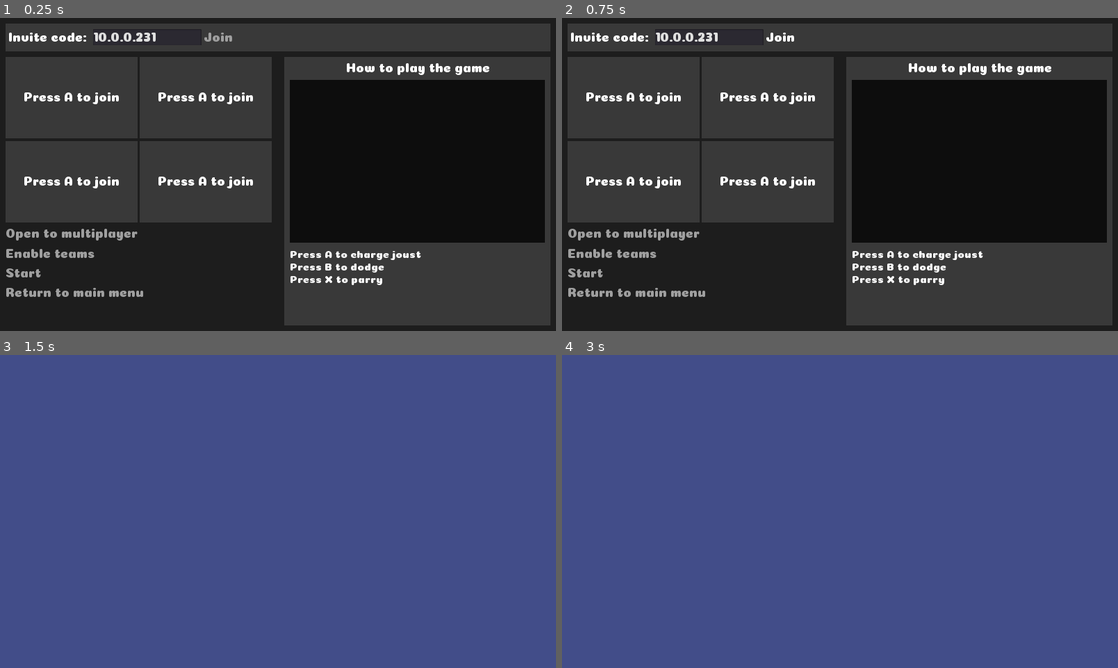
Above: before the commit, frames 1-4 (two rows, left to right).
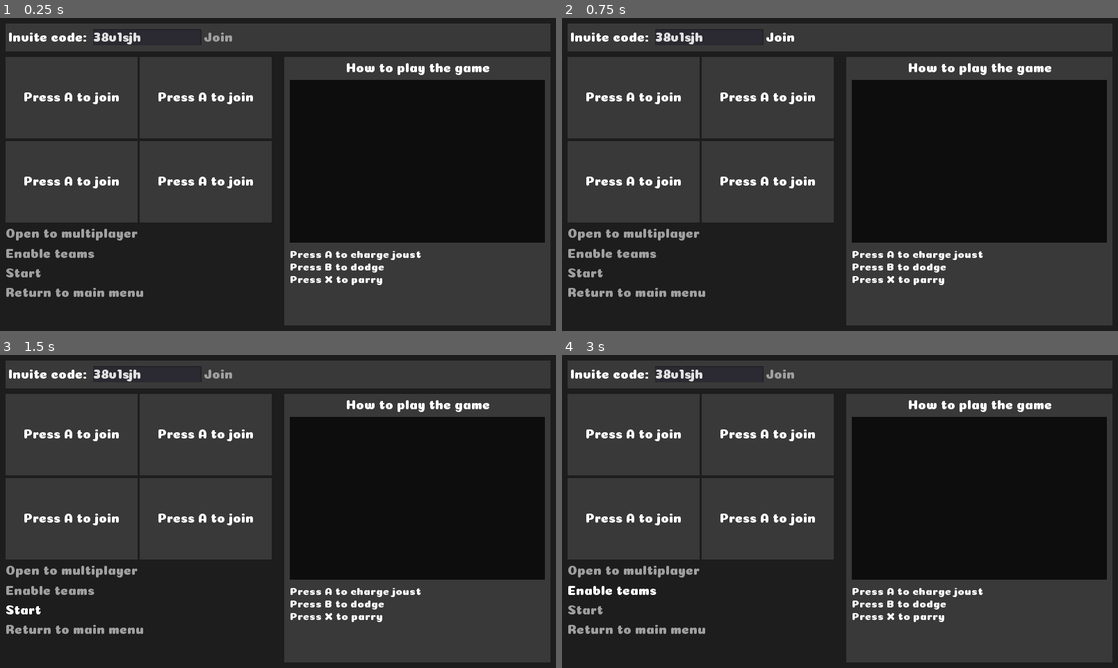
Above: after the commit, the same moments.

Repository: Lunatic-Games/turtle-jousting
Game: Godot game, scene res://ui/lobby/lobby.tscn
Same seed, same stepped clock (60 frames per second), same inputs: the game is played once before the commit and once after it.
Inputs (mouse positions are in pixels of both pictures, inside the frame that each line leads up to):
- Up to frame 1 (0.25 s): no input
- Up to frame 2 (0.75 s): click "Join" at 0.5 s
- Up to frame 3 (1.5 s): click "Start" at 1.25 s
- Up to frame 4 (3 s): click (584, 611) at 2 s, where only the run after the commit has a clickable "Start"; click (612, 592) at 2.75 s, where only the run after the commit has a clickable "Enable teams"

The runs differ from the first frame. In frame 1, 0.2% of the frame differs, in the area x 16-28%, y 4-9%; in frame 2, 0.2%; in frame 3, 100%, in the area x 0-100%, y 0-100%; in frame 4, 100%.

Commit message:
Trying to get this to work

Diff:
--- a/ui/lobby/lobby.gd
+++ b/ui/lobby/lobby.gd
@@ -1,7 +1,7 @@
 extends Control
 
-const DEFAULT_PORT = 32200
-const UDP_BROADCAST_PORT = 32300
+const DEFAULT_PORT = 32000
+const UDP_BROADCAST_PORT = 32100
 const BROADCAST_CODE = "TurtleJousting"
 const BASE_36_DIGITS = ['0', '1', '2', '3', '4', '5', '6', '7', '8', '9',
 	'a', 'b', 'c', 'd', 'e', 'f', 'g', 'h', 'i', 'j', 'k', 'l', 'm', 'n',
@@ -20,9 +20,11 @@
 var local_players = {}
 
 var valid_code_regex = RegEx.new()
-var local_thread = Thread.new()
+var search_thread = Thread.new()
+var search_for_local_network = true
+var local_found_code
 var broadcast_socket
-var socket
+var listen_socket
 
 
 # Setup
@@ -33,20 +35,10 @@
 	_err = get_tree().connect("connection_failed", self, "_connected_fail")
 	_err = get_tree().connect("server_disconnected", self, "_server_disconnected")
 	valid_code_regex.compile("^([a-zA-Z0-9]+)$")
-	print(IP.resolve_hostname("localhost", IP.TYPE_IPV4))
-
-func _process(_delta):
-	if $LocalListenTimer.time_left:
-		if socket.listen(UDP_BROADCAST_PORT) != OK:
-			print("Failed to listen on port ", UDP_BROADCAST_PORT)
-			return
-		if socket.get_available_packet_count() > 0:
-			var data = JSON.parse(socket.get_packet().get_string_from_ascii())
-			if data.error == OK and data.result.get("code", "") == BROADCAST_CODE:
-				print("Found a locally hosted game")
-				socket.close()
-				$LocalListenTimer.stop()
-				return
+	listen_socket = PacketPeerUDP.new()
+	if listen_socket.listen(UDP_BROADCAST_PORT) != OK:
+		print("Failed to listen for broadcast")
+	search_thread.start(self, "_search_local_network")
 
 # Register new devices
 func _input(event):
@@ -114,16 +106,10 @@
 
 # Attempt to join using ip
 func _connect_to_server():
-	if local_thread.is_active():
-		print("Thread is active")
-		return
-	else:
-		print("Thread is not active")
 	var ip = $CodeSection/HBoxContainer/CodeEditContainer/TextEdit.text
 	if !valid_code_regex.search(ip):
 		print("Invalid code")
 		return
-	local_thread.start(self, "_check_local_network", ip)
 	ip = _decode_code(ip)
 	var peer = NetworkedMultiplayerENet.new()
 	var result = peer.create_client(ip, DEFAULT_PORT)
@@ -135,17 +121,15 @@
 	get_tree().network_peer = peer
 
 
-func _check_local_network(ip):
-	var upnp = UPNP.new()
-	upnp.discover(2000, 2, "InternetGatewayDevice")
-	upnp.add_port_mapping(DEFAULT_PORT)
-	if ip == _generate_code(upnp.query_external_address()):
-		socket = PacketPeerUDP.new()
-		$LocalListenTimer.start()
-	else:
-		print("Hmm this a different ip")
-	local_thread.call_deferred("wait_to_finish")
-
+func _search_local_network(_userdata):
+	print("Imma search for local networks")
+	while search_for_local_network:
+		if listen_socket.get_available_packet_count() > 0:
+			print("Found a packet")
+			var data = JSON.parse(listen_socket.get_packet().get_string_from_ascii())
+			if data.error == OK and data.result.get("code", "") == BROADCAST_CODE:
+				print("Found a locally hosted game")
+	listen_socket.close()
 
 
 # Tell the new client connection to add itself
@@ -263,8 +247,8 @@
 func reset_to_local():
 	if broadcast_socket:
 		broadcast_socket.close()
-	if socket:
-		socket.close()
+	if listen_socket:
+		listen_socket.close()
 	$BroadcastTimer.stop()
 	$LocalListenTimer.stop()
 
@@ -376,12 +360,13 @@
 
 
 func _exit_tree():
-	if local_thread.is_active():
-		local_thread.wait_to_finish()
-
-
-func _on_LocalListenTimer_timeout():
-	socket.close()
+	if search_thread.is_active():
+		search_for_local_network = false
+		search_thread.wait_to_finish()
+	if listen_socket:
+		listen_socket.close()
+	if broadcast_socket:
+		broadcast_socket.close()
 
 
 func _on_BroadcastTimer_timeout():
--- a/ui/lobby/lobby.tscn
+++ b/ui/lobby/lobby.tscn
@@ -119,7 +119,7 @@
 margin_bottom = 41.0
 rect_min_size = Vector2( 200, 30 )
 custom_fonts/font = SubResource( 2 )
-text = "10.0.0.231"
+text = "38v1sjh"
 context_menu_enabled = false
 
 [node name="JoinContainer" type="CenterContainer" parent="CodeSection/HBoxContainer" groups=[
@@ -374,10 +374,6 @@
 }
 
 [node name="BroadcastTimer" type="Timer" parent="."]
-
-[node name="LocalListenTimer" type="Timer" parent="."]
-wait_time = 2.0
-one_shot = true
 [connection signal="pressed" from="CodeSection/HBoxContainer/JoinContainer/Button" to="." method="_connect_to_server"]
 [connection signal="pressed" from="HBoxContainer/GameContainer/VBoxContainer/OpenMultiplayerButton" to="." method="_create_server"]
 [connection signal="pressed" from="HBoxContainer/GameContainer/VBoxContainer/CloseMultiplayerButton" to="." method="_close_server"]
@@ -385,4 +381,3 @@
 [connection signal="pressed" from="HBoxContainer/GameContainer/VBoxContainer/StartButton" to="." method="_on_StartButton_pressed"]
 [connection signal="pressed" from="HBoxContainer/GameContainer/VBoxContainer/BackButton" to="." method="_exit"]
 [connection signal="timeout" from="BroadcastTimer" to="." method="_on_BroadcastTimer_timeout"]
-[connection signal="timeout" from="LocalListenTimer" to="." method="_on_LocalListenTimer_timeout"]
